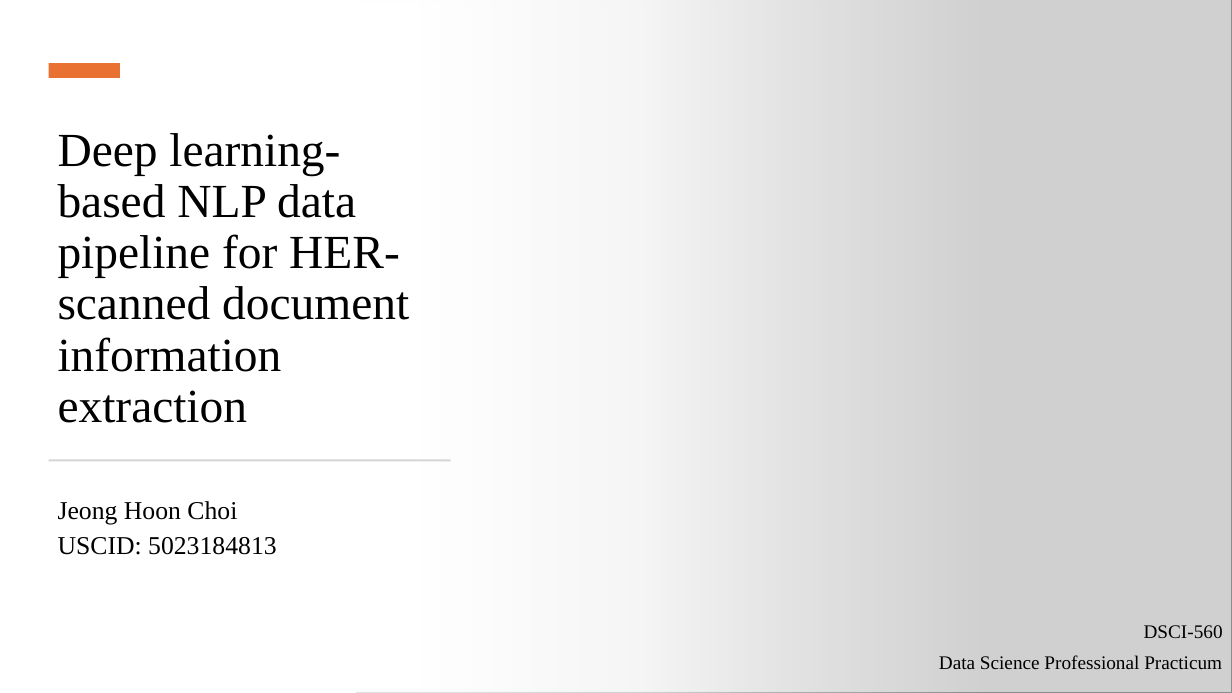
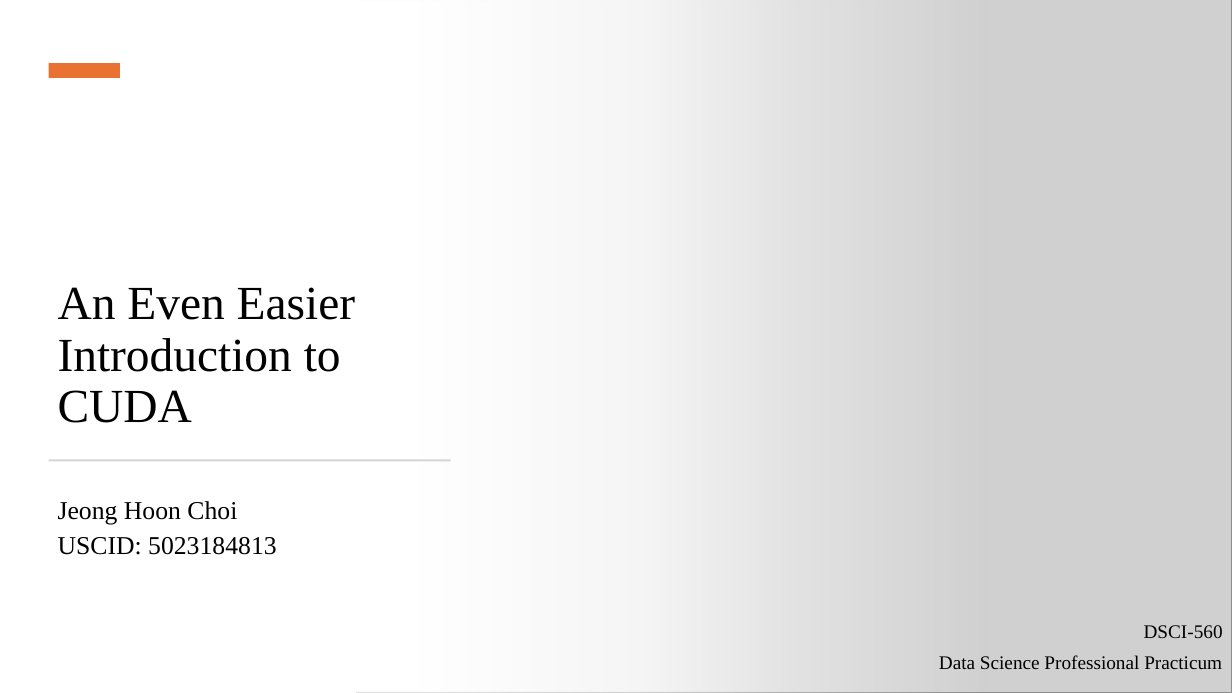
Before and after one commit to csian98/DSCI-560, a slide deck: slide 1 of reading/rd3/reading3.pptx. Drawn at 1232x693 pixels with LibreOffice and Linux fonts; fonts in the diff are those of the drawing; grey boxes stand for pictures. Boxes give left, top, right and bottom in pixels: in the first picture for what was removed or moved away, otherwise in the second. Text is boxed around its words. In the diff, an @@ line names an element or a change of style, - is before the commit and + after.

```diff
--- a/reading/rd3/reading3.pptx
+++ b/reading/rd3/reading3.pptx
@@ title at [58,287,355,423]: text changed @@
-Deep learning-based NLP data pipeline for HER-scanned document information extraction
+An Even Easier Introduction to CUDA
```
Also in this commit, not shown: 5 slides added, 4 slides removed, 12 other files.
